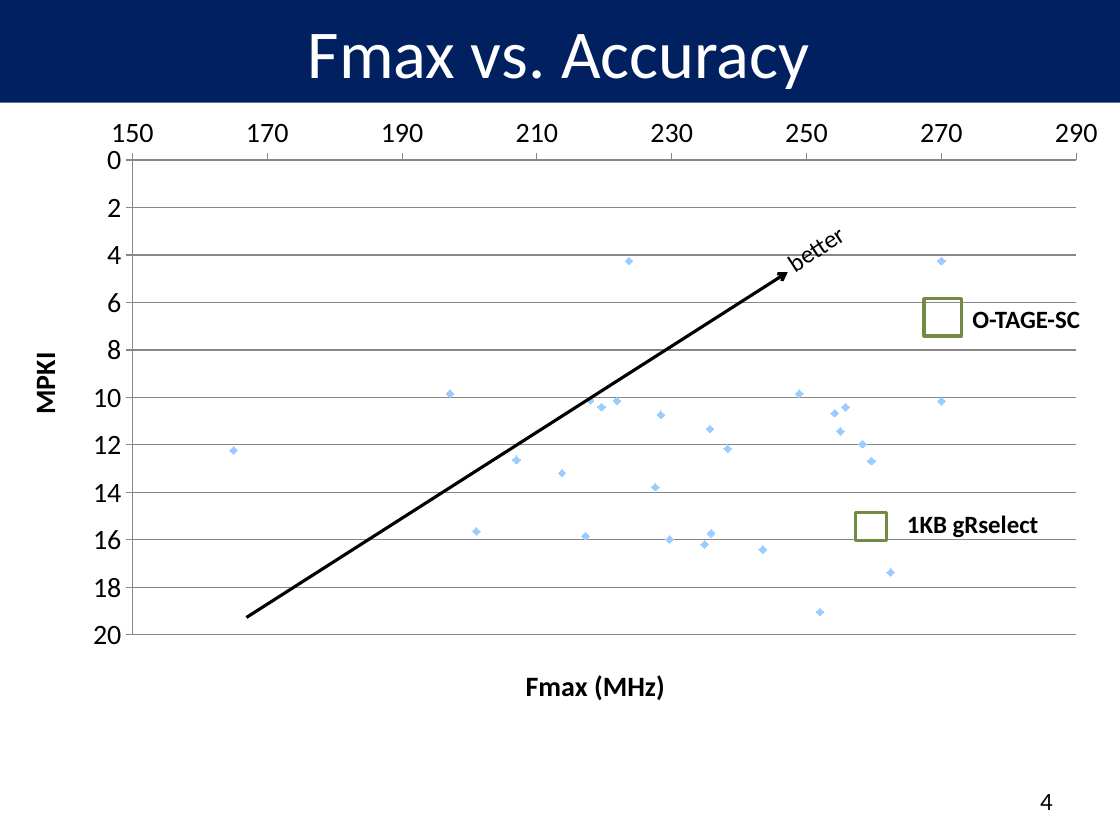
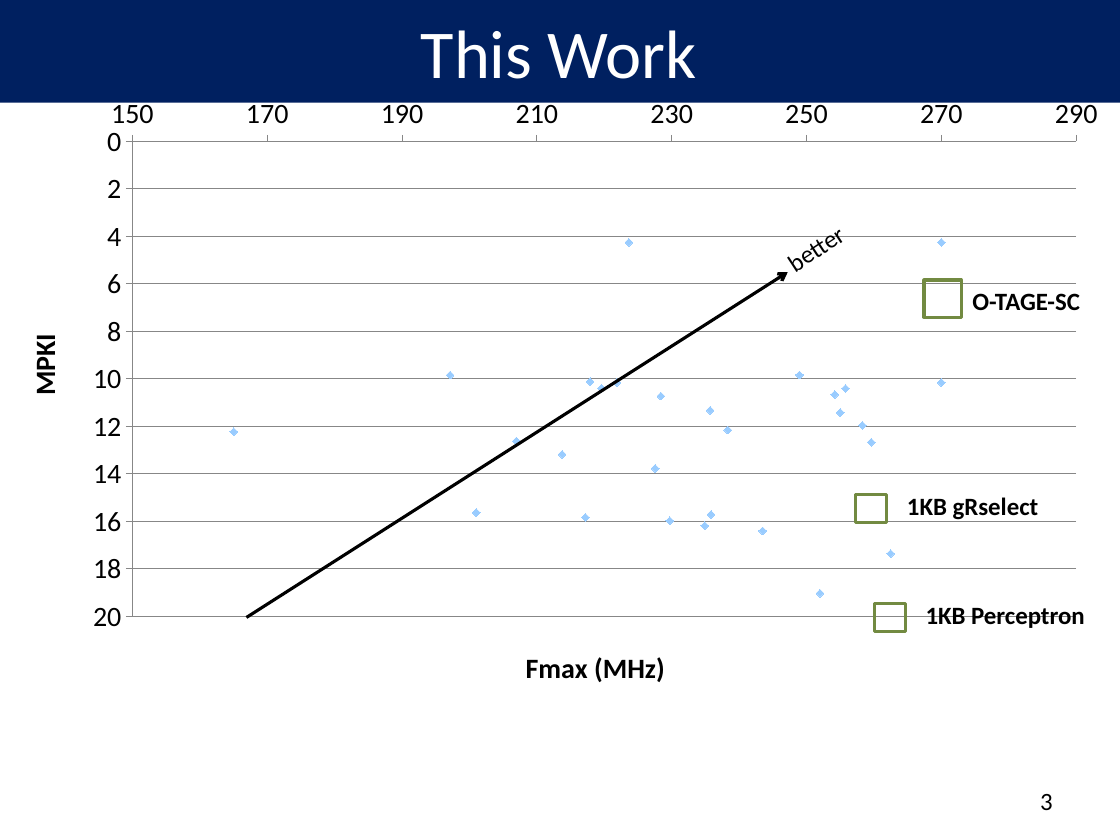
Before and after one commit to peterwudi/di-thesis, a slide deck: slide 4 of presentation/defense.pptx (slide 5 before the commit). Drawn at 1120x840 pixels with LibreOffice and Linux fonts; fonts in the diff are those of the drawing. Boxes give left, top, right and bottom in pixels: in the first picture for what was removed or moved away, otherwise in the second. Text is boxed around its words. In the diff, an @@ line names an element or a change of style, - is before the commit and + after.

```diff
--- a/presentation/defense.pptx
+++ b/presentation/defense.pptx
@@ title at bbox=[421, 30, 697, 79]: text changed @@
-Fmax vs. Accuracy
+This Work
@@ 2 texts, 2 rectangles, 1 scatter chart: place and size @@
-2 texts, 2 rectangles, 1 scatter chart at bbox=[0, 103, 1120, 728]
+2 texts, 2 rectangles, 1 scatter chart at bbox=[0, 84, 1120, 709]
@@ rectangle added at bbox=[874, 604, 905, 632], outline #738A42 2 pt @@
@@ text added at bbox=[926, 608, 1085, 628], 16 pt, text #000000, bold @@
+1KB Perceptron
@@ page number at bbox=[1040, 794, 1053, 810]: text changed @@
-4
+3
```
Also in this commit, not shown: 17 other slides changed, 1 slide removed.
